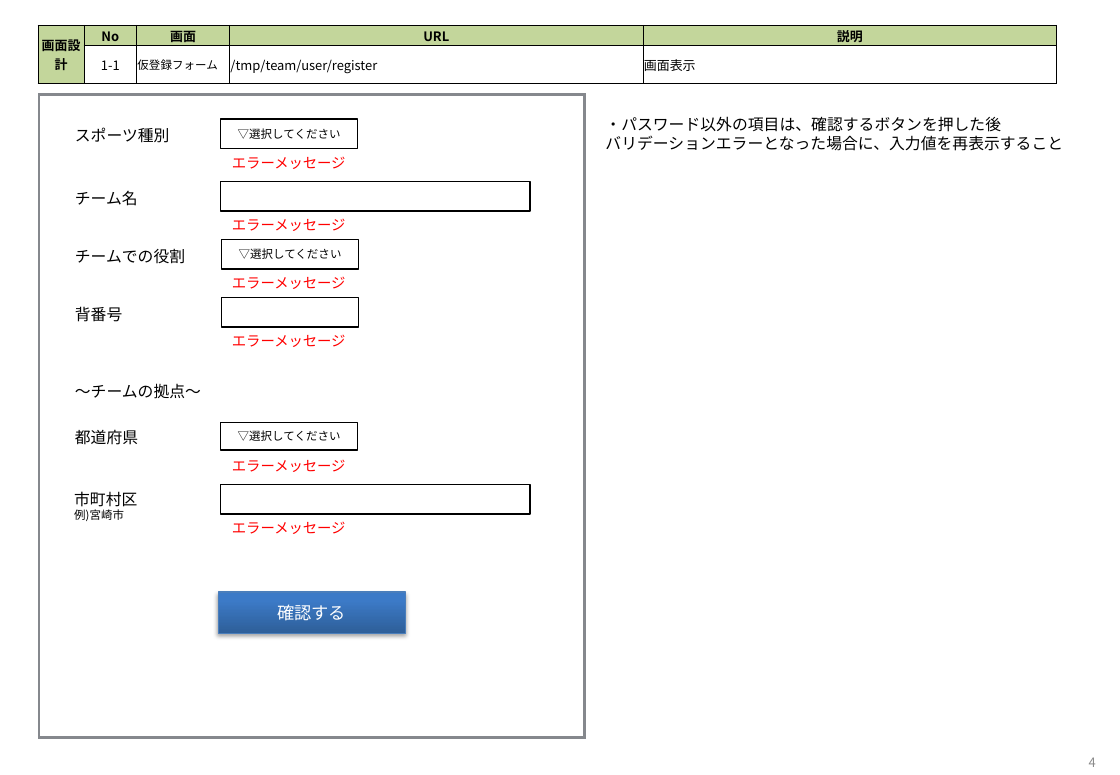
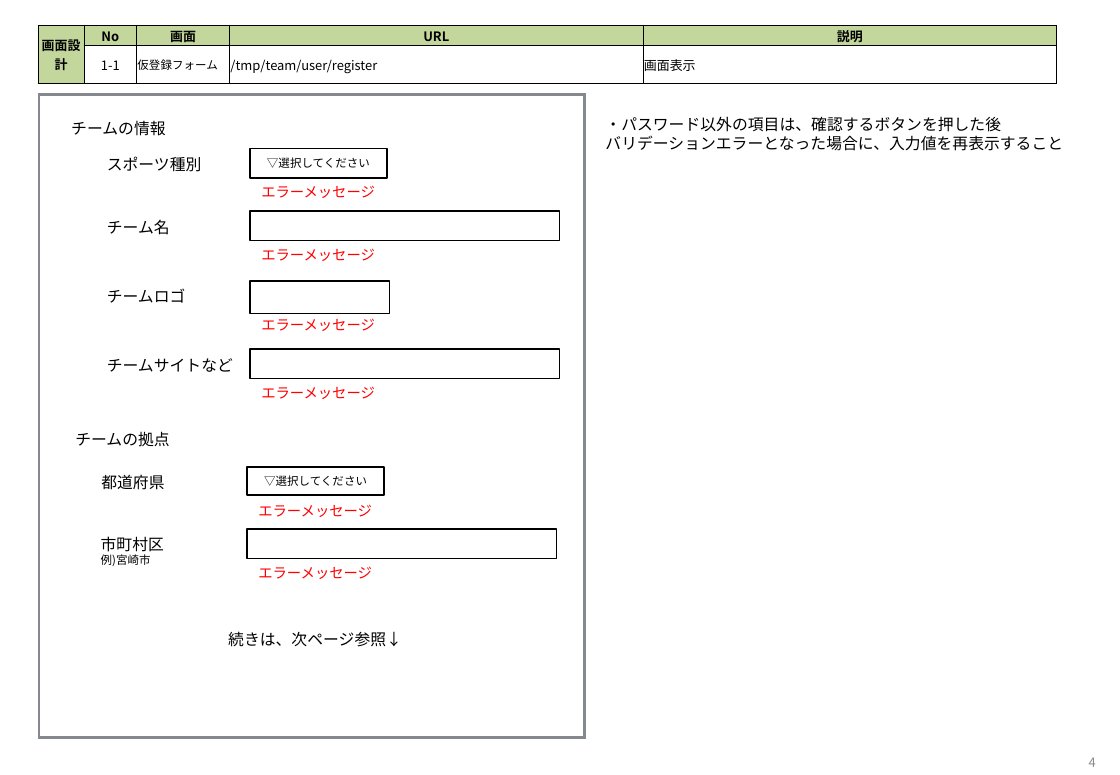
Before and after one commit to tooiea/OnLineDatingWithSportsApp, a slide deck: slide 4 of documents/OLDs_temp_team_user_register_document_spec.pptx. Drawn at 1120x775 pixels with LibreOffice and Linux fonts; fonts in the diff are those of the drawing. Boxes give left, top, right and bottom in pixels: in the first picture for what was removed or moved away, otherwise in the second. Text is boxed around its words. In the diff, an @@ line names an element or a change of style, - is before the commit and + after.

Commit message:
設計修正
・招待までの仕様を修正
・DB構成の変更
・画面表示を変更(エクセル)
・送信メールクラスをmailableからnotificationクラスへ変更

```diff
--- a/documents/OLDs_temp_team_user_register_document_spec.pptx
+++ b/documents/OLDs_temp_team_user_register_document_spec.pptx
@@ text added at [71,120,165,136], 11 pt, text #000000 @@
+チームの情報
@@ 4 texts, 2 rectangles: place and size @@
-4 texts, 2 rectangles at [75,119,531,231]
+4 texts, 2 rectangles at [107,149,559,261]
@@ rectangle removed at [221,240,358,270] @@
-▽選択してください
@@ text at [107,288,186,303]: text changed @@
-チームでの役割
+チームロゴ
@@ rectangle: place and size @@
-rectangle at [221,298,358,328]
+rectangle at [250,281,390,313]
@@ text removed at [75,306,122,322] @@
-背番号
@@ text "エラーメッセージ": place and size @@
-text "エラーメッセージ" at [232,335,346,347]
+text "エラーメッセージ" at [261,318,375,331]
@@ text added at [107,358,233,372], 11 pt, text #000000 @@
+チームサイトなど
@@ rectangle added at [250,350,559,380], fill #FFFFFF, outline #000000 1 pt @@
@@ text "エラーメッセージ": place and size @@
-text "エラーメッセージ" at [232,277,346,289]
+text "エラーメッセージ" at [261,386,375,399]
@@ text at [75,431,169,447]: text changed @@
-〜チームの拠点〜
+チームの拠点
@@ 4 texts, 2 rectangles: place and size @@
-4 texts, 2 rectangles at [74,423,531,534]
+4 texts, 2 rectangles at [101,467,556,579]
@@ rectangle removed at [218,593,405,634] @@
-確認する
@@ text added at [228,631,402,647], 11 pt, text #000000 @@
+続きは、次ページ参照↓
```
Also in this commit, not shown: 1 other slide changed, 10 other files.
